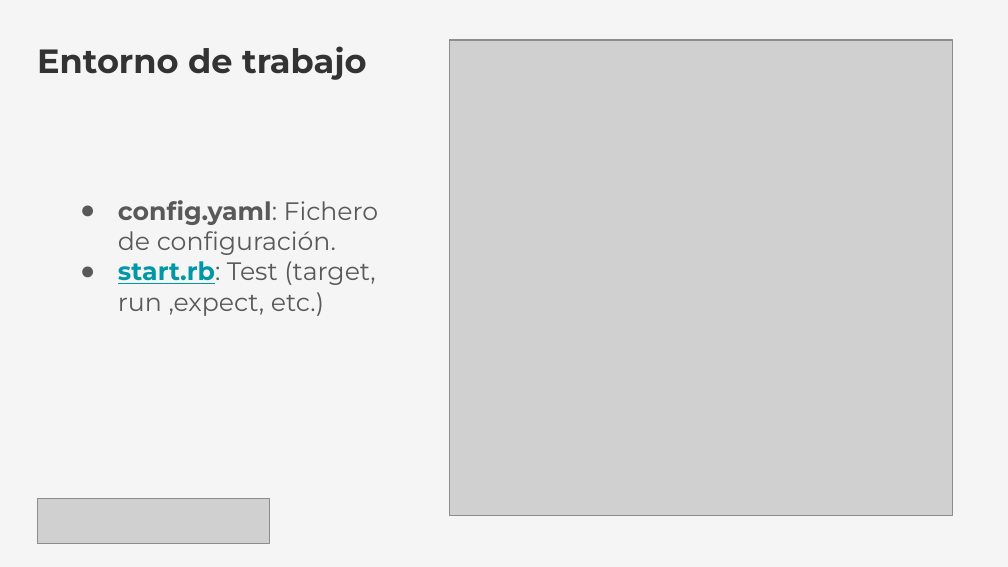
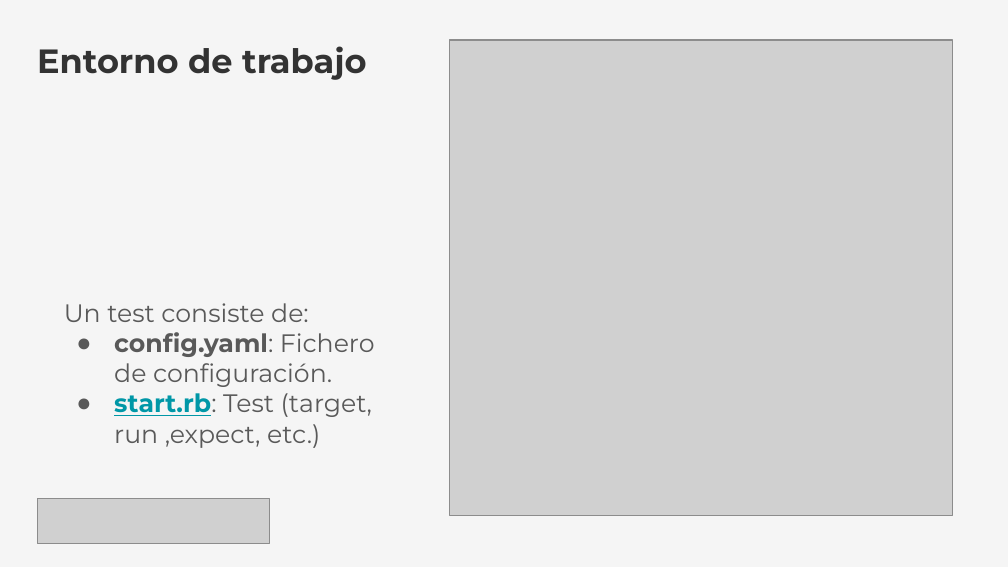
Before and after one commit to dvarrui/charlas, a slide deck: slide 21 of teuton/tdd/20260109-TDD_de_Infraestructura.odp (slide 13 before the commit). Drawn at 1008x567 pixels with LibreOffice and Linux fonts; fonts in the diff are those of the drawing; grey boxes stand for pictures. Boxes give left, top, right and bottom in pixels: in the first picture for what was removed or moved away, otherwise in the second. Text is boxed around its words. In the diff, an @@ line names an element or a change of style, - is before the commit and + after.

```diff
--- a/teuton/tdd/20260109-TDD_de_Infraestructura.odp
+++ b/teuton/tdd/20260109-TDD_de_Infraestructura.odp
@@ text "Un test consiste de:": place and size @@
-text "Un test consiste de:" at [118,200,379,316]
+text "Un test consiste de:" at [64,303,375,448]
@@ text at [64,303,309,322]: paragraph added @@
+Un test consiste de:
```
Also in this commit, not shown: 10 other slides changed, 18 slides added, 2 slides removed, 1 other file.
